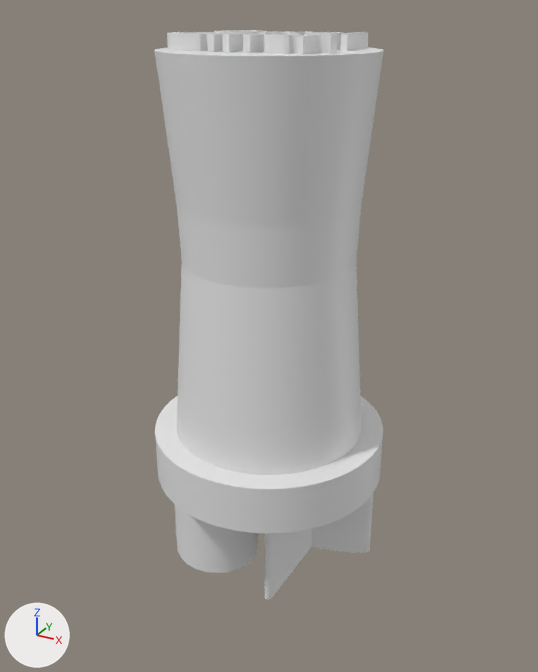
Renders of the Blender file Espiral de Terra/Segell/Segell.blend from each side of a commit.
One viewpoint serves both versions: a 50 mm lens placed at (2.77, -5.04, 3.56), pointed at (0.01, -0.01, 1.05). Lighting does not change. The marker at lower left points along +X, +Y and +Z.

In view in the first picture: 'Cilindro', 'Cilindro.001', 'Texto', 'cropped-logo-gordo.svg_5mm(1)'.
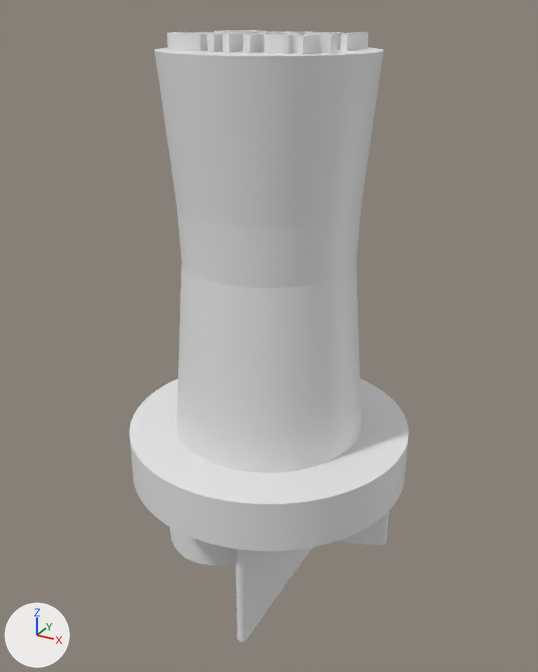
Commit message: Going to print new segell

The change, as a list of edits to the scene's bpy script:
```text
Add me_logotipo_sello_definitivo_gordo_svg_10mm:
    me_logotipo_sello_definitivo_gordo_svg_10mm.from_pydata(...)  # 746 vertices, 1488 faces; spans x -40.9..53.6, y -54.1..29.2, z -5.0..5.0
    me_logotipo_sello_definitivo_gordo_svg_10mm.polygons.foreach_set('use_smooth', [True] * 1488)
Remove ob_cropped_logo_gordo_svg_5mm_1:
    ob_cropped_logo_gordo_svg_5mm_1 = bpy.data.objects.new('cropped-logo-gordo.svg_5mm(1)', me_cropped_logo_gordo_svg_5mm_1)
    ob_cropped_logo_gordo_svg_5mm_1.location = (-0.21, 0.0, -0.7)
    ob_cropped_logo_gordo_svg_5mm_1.scale = (0.0295, 0.0295, 0.203)
Change ob_cilindro:
    ob_cilindro.location: (0.0, 0.0, 0.0) -> (0.0, 0.0, 0.01)
    ob_cilindro.scale: (1.0, 1.0, 0.598) -> (1.22, 1.22, 0.617)
Add ob_logotipo_sello_definitivo_gordo_svg_10mm:
    ob_logotipo_sello_definitivo_gordo_svg_10mm = bpy.data.objects.new('Logotipo sello definitivo gordo.svg_10mm', me_logotipo_sello_definitivo_gordo_svg_10mm)
    ob_logotipo_sello_definitivo_gordo_svg_10mm.location = (-0.21, 0.08, -0.7)
    ob_logotipo_sello_definitivo_gordo_svg_10mm.scale = (0.0215, 0.0215, 0.107)
```

Boxes (x1, y1, x2, y2) around the edits, measured in the pictures (538 x 672 px):
'Cilindro', moved, rescaled (23% wider, 25% taller): before (155, 396, 383, 533); after (129, 379, 409, 551)
'cropped-logo-gordo.svg_5mm(1)', deleted: before (174, 494, 373, 600)
'Logotipo sello definitivo gordo.svg_10mm', added: after (170, 511, 389, 642)
